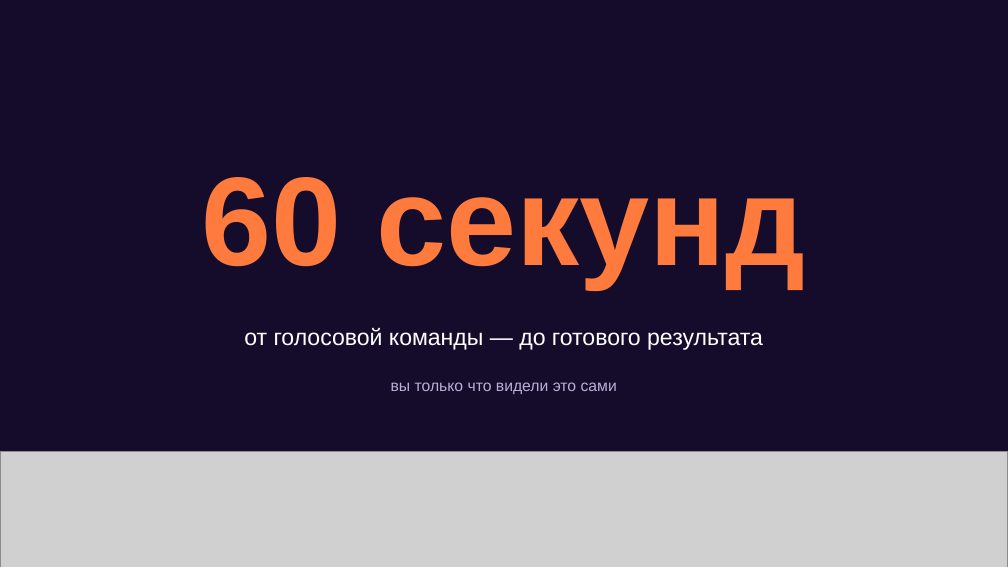
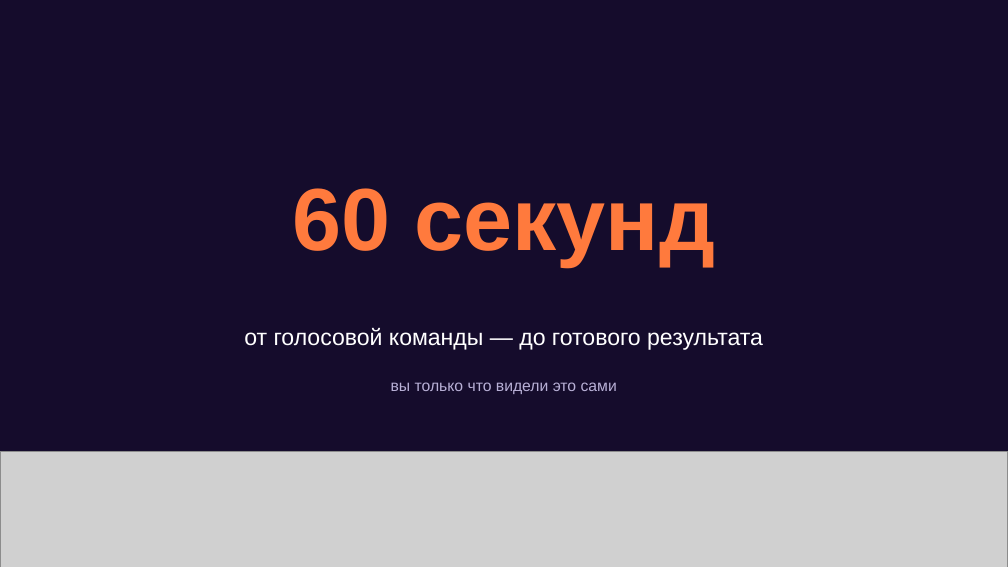
Before and after one commit to Salavat3476/Salavat3476, a slide deck: slide 4 of prezentaciya-den-1/Den-1-Cifrovoy-sotrudnik.pptx. Drawn at 1008x567 pixels with LibreOffice and Linux fonts; fonts in the diff are those of the drawing; grey boxes stand for pictures. Boxes give left, top, right and bottom in pixels: in the first picture for what was removed or moved away, otherwise in the second. Text is boxed around its words. In the diff, an @@ line names an element or a change of style, - is before the commit and + after.

```diff
--- a/prezentaciya-den-1/Den-1-Cifrovoy-sotrudnik.pptx
+++ b/prezentaciya-den-1/Den-1-Cifrovoy-sotrudnik.pptx
@@ text "60 секунд" at bbox=[292, 188, 715, 266]: size 120 to 84 pt @@
```
Also in this commit, not shown: 3 other files.
